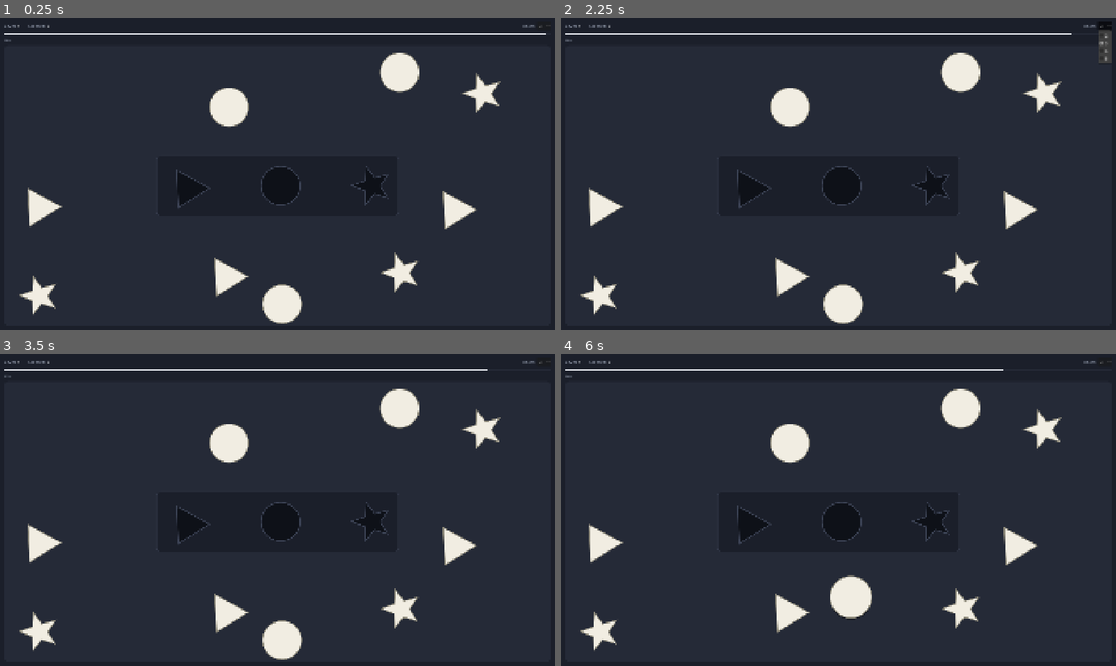
Above: before the commit, frames 1-4 (two rows, left to right).
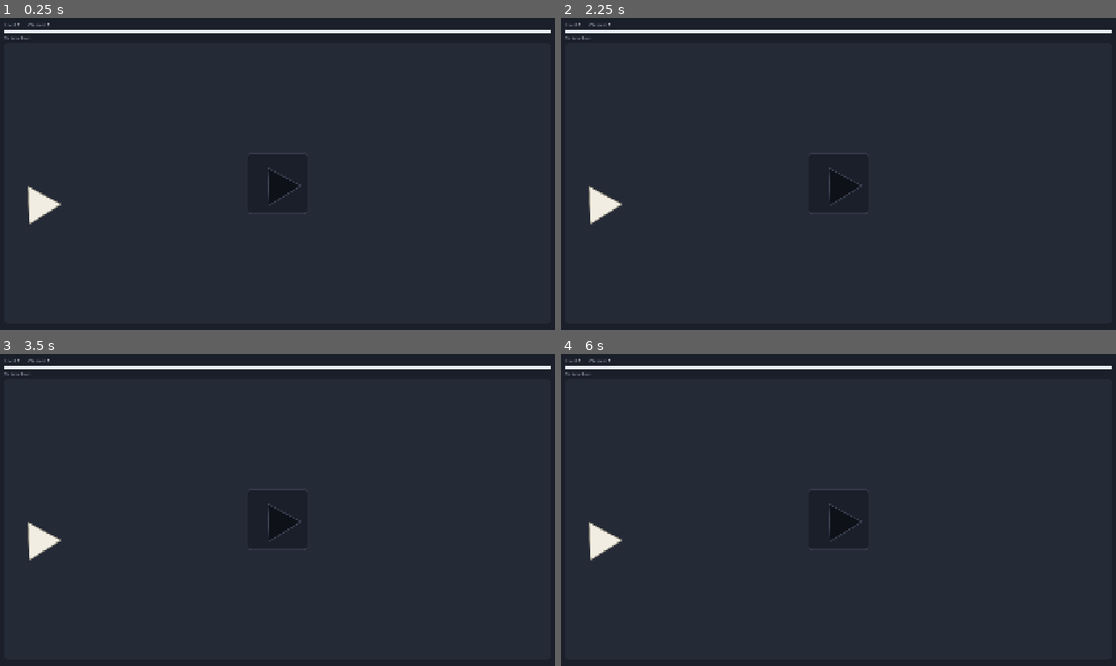
Above: after the commit, the same moments.

Repository: ooooonnnnn/Colorblind-Shape-Match
Game: Godot game, scene res://main.tscn
Same seed, same stepped clock (60 frames per second), same inputs: the game is played once before the commit and once after it.
Inputs (mouse positions are in pixels of both pictures, inside the frame that each line leads up to):
- Up to frame 1 (0.25 s): no input
- Up to frame 2 (2.25 s): click (1104, 27) at 0.5 s, where only the run before the commit has a clickable "3"; click (1104, 27) at 1.25 s, where only the run before the commit has a clickable "3"; click (1104, 27) at 2 s, where only the run before the commit has a clickable "3"
- Up to frame 3 (3.5 s): tap Enter (ui_accept) at 2.75 s; drag from (188, 522) to (333, 441) at 2.77 s
- Up to frame 4 (6 s): tap Enter (ui_accept) at 3.5, 4.25, 5 s; drag from (844, 522) to (810, 572) at 3.52 s; move the mouse to (932, 522) at 4.27 s; click (932, 522) at 4.42 s; drag from (599, 541) to (672, 463) at 5.02 s; drag from (844, 641) to (866, 510) at 5.77 s

The runs differ from the first frame. In frame 1, 6.5% of the frame differs, in the area x 0-100%, y 1-98%; in frame 2, 6.8%; in frame 3, 6.5%; in frame 4, 6.6%.

Commit message:
level config

Diff:
--- /dev/null
+++ b/config.json
@@ -0,0 +1,9 @@
+{
+	"levels": [
+		{ "duration": 0,  "holes": 1, "shapes": 1, "repetitions": 3 },
+		{ "duration": 0,  "holes": 2, "shapes": 1, "repetitions": 2 },
+		{ "duration": 30, "holes": 3, "shapes": 3, "repetitions": 3 },
+		{ "duration": 25, "holes": 4, "shapes": 3, "repetitions": 3 },
+		{ "duration": 25, "holes": 5, "shapes": 3, "repetitions": 0 }
+	]
+}
--- a/main.tscn
+++ b/main.tscn
@@ -87,13 +87,6 @@
 layout_mode = 2
 size_flags_horizontal = 3
 
-[node name="HolesCaption" type="Label" parent="Content/Header"]
-layout_mode = 2
-text = "Holes"
-
-[node name="HoleCount" type="OptionButton" parent="Content/Header"]
-layout_mode = 2
-
 [node name="TimerBar" type="Control" parent="Content"]
 custom_minimum_size = Vector2(0, 8)
 layout_mode = 2
--- a/project.godot
+++ b/project.godot
@@ -12,7 +12,7 @@
 
 config/name="Shape Match"
 run/main_scene="res://main.tscn"
-config/features=PackedStringArray("4.6")
+config/features=PackedStringArray("4.7")
 
 [display]
 
--- a/scripts/main.gd
+++ b/scripts/main.gd
@@ -1,8 +1,7 @@
 extends Control
 
-const LEVEL_TIME := 30.0     # seconds per level
+const CONFIG_PATH := "res://config.json"
 const DRAG_THRESHOLD := 6.0  # px of movement before a press counts as a drag
-const PIECES_PER_SHAPE := 3  # copies of each shape to sort into its hole
 const SPACING := 16.0        # px of clear space between bounding circles at the start of a level
 const TRAY_PADDING := 24.0   # px between the holes' bounding circles and the tray edge
 const CHIME_STEPS := [0, 2, 4, 5, 7, 9, 11]  # major scale, in semitones
@@ -10,7 +9,6 @@
 @onready var content: VBoxContainer = $Content
 @onready var level_label: Label = $Content/Header/LevelValue
 @onready var score_label: Label = $Content/Header/ScoreValue
-@onready var hole_select: OptionButton = $Content/Header/HoleCount
 @onready var timer_bar: TimerBar = $Content/TimerBar
 @onready var timer_text: Label = $Content/TimerText
 @onready var board: Panel = $Content/Board
@@ -20,7 +18,10 @@
 @onready var uh_uh: AudioStreamPlayer = $UhUh
 @onready var chime: AudioStreamPlayer = $Chime
 
-var hole_count := 3
+var levels: Array[Dictionary] = []  # entries from CONFIG_PATH
+var hole_count := 0
+var pieces_per_shape := 0  # copies of each shape to sort into its hole
+var level_time := 0.0      # seconds; <= 0 means no time limit
 var level_num := 0
 var score := 0
 var holes: Array[ShapeView] = []
@@ -36,10 +37,7 @@
 
 
 func _ready() -> void:
-	for n in [2, 3, 4, 5]:
-		hole_select.add_item(str(n), n)
-	hole_select.select(hole_select.get_item_index(hole_count))
-	hole_select.item_selected.connect(_on_hole_count_selected)
+	_load_levels()
 	resized.connect(_layout)
 	_layout()
 	new_level()
@@ -51,6 +49,34 @@
 	board.custom_minimum_size = board_size
 	content.position = Vector2(16, 12)
 	content.size = Vector2(board_size.x, 0)
+
+
+# ---------- Level config ----------
+
+## Reads the level list. Each entry is {duration, holes, shapes, repetitions};
+## see _level_config for how repetitions are walked.
+func _load_levels() -> void:
+	var data = JSON.parse_string(FileAccess.get_file_as_string(CONFIG_PATH))
+	if not (data is Dictionary and data.get("levels") is Array and not data.levels.is_empty()):
+		push_error("Bad or missing level list in %s" % CONFIG_PATH)
+		data = {"levels": [{}]}
+	for entry in data.levels:
+		levels.append({
+			"duration": float(entry.get("duration", 0)),
+			"holes": clampi(int(entry.get("holes", 3)), 1, Shapes.NAMES.size()),
+			"shapes": maxi(1, int(entry.get("shapes", 1))),
+			"repetitions": int(entry.get("repetitions", 0)),
+		})
+
+
+## The entry for level n (1-based), or {} once the list has run out. An entry
+## with repetitions <= 0 repeats forever.
+func _level_config(n: int) -> Dictionary:
+	for entry in levels:
+		if entry.repetitions <= 0 or n <= entry.repetitions:
+			return entry
+		n -= entry.repetitions
+	return {}
 
 
 # ---------- Layout ----------
@@ -129,15 +155,17 @@
 
 func new_level() -> void:
 	_level_id += 1
+	_clear_board()
+	var config := _level_config(level_num + 1)
+	if config.is_empty():
+		end_game()
+		return
 	_chime_step = 0
 	level_num += 1
 	level_label.text = str(level_num)
-	for node in holes + pieces:
-		node.queue_free()
-	holes.clear()
-	pieces.clear()
-	selected = null
-	drag = {}
+	hole_count = config.holes
+	pieces_per_shape = config.shapes
+	level_time = config.duration
 
 	var shapes := Shapes.pick(hole_count)
 	var side := ShapeView.side_for(board_size)
@@ -145,7 +173,7 @@
 	for shape in shapes:
 		hole_radii.append(Shapes.radius(shape.points) * side)
 	var piece_radii: Array[float] = []
-	for i in hole_count * PIECES_PER_SHAPE:
+	for i in hole_count * pieces_per_shape:
 		piece_radii.append(hole_radii[i % hole_count])
 	var hole_spots := _hole_row(hole_radii, hole_radii.max() * 2)
 	var tray_rect := _bounds(hole_spots, hole_radii).grow(TRAY_PADDING)
@@ -170,8 +198,27 @@
 		p.gui_input.connect(_on_piece_input.bind(p))
 		pieces.append(p)
 
-	deadline_ms = Time.get_ticks_msec() + int(LEVEL_TIME * 1000)
+	deadline_ms = Time.get_ticks_msec() + int(level_time * 1000)
 	transitioning = false
+
+
+func _clear_board() -> void:
+	for node in holes + pieces:
+		node.queue_free()
+	holes.clear()
+	pieces.clear()
+	selected = null
+	drag = {}
+
+
+## Leaves the board empty with the toast showing; no further levels start.
+func end_game() -> void:
+	transitioning = true
+	toast_label.text = "Game over"
+	if _toast_tween:
+		_toast_tween.kill()
+	_toast_tween = create_tween()
+	_toast_tween.tween_property(toast, "modulate:a", 1.0, 0.2)
 
 
 func end_level(message: String, delay: float) -> void:
@@ -196,8 +243,13 @@
 
 
 func _process(_delta: float) -> void:
+	if level_time <= 0:
+		timer_bar.ratio = 1.0
+		timer_bar.low = false
+		timer_text.text = "No time limit"
+		return
 	var remaining := maxi(0, deadline_ms - Time.get_ticks_msec())
-	timer_bar.ratio = remaining / (LEVEL_TIME * 1000)
+	timer_bar.ratio = remaining / (level_time * 1000)
 	timer_bar.low = remaining < 5000
 	timer_text.text = "%ds" % ceili(remaining / 1000.0)
 	if remaining == 0 and not transitioning:
@@ -336,13 +388,3 @@
 		place(p)
 	else:
 		reject(p, target)
-
-
-# ---------- Settings ----------
-
-func _on_hole_count_selected(index: int) -> void:
-	hole_count = hole_select.get_item_id(index)
-	level_num = 0
-	score = 0
-	score_label.text = str(score)
-	new_level()
